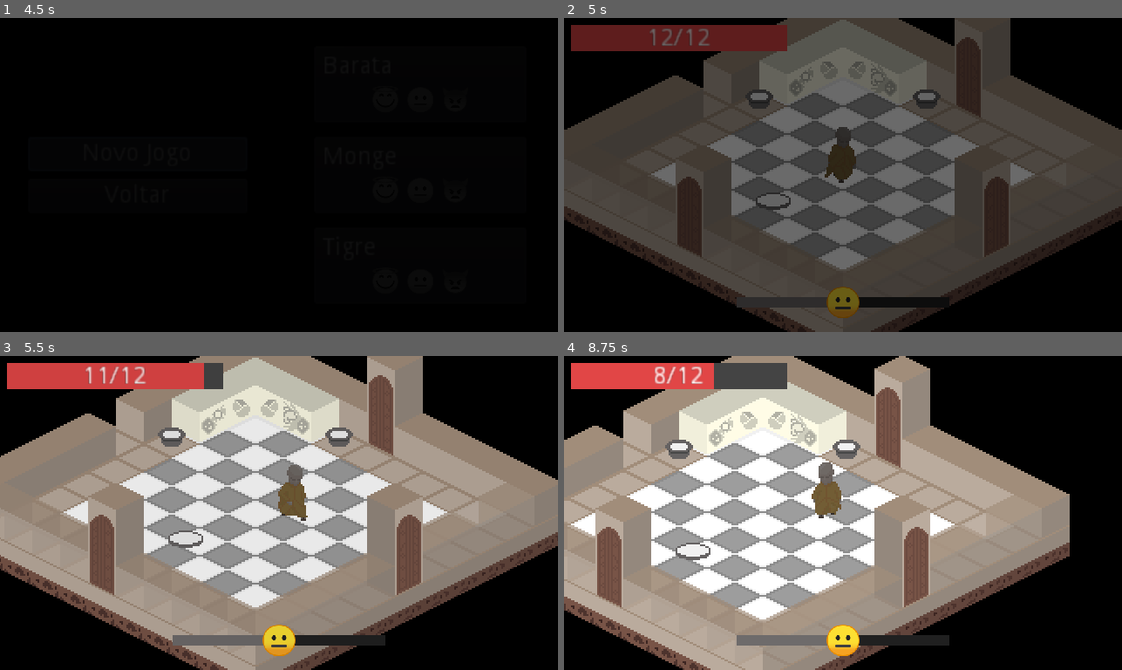
Above: before the commit, frames 1-4 (two rows, left to right).
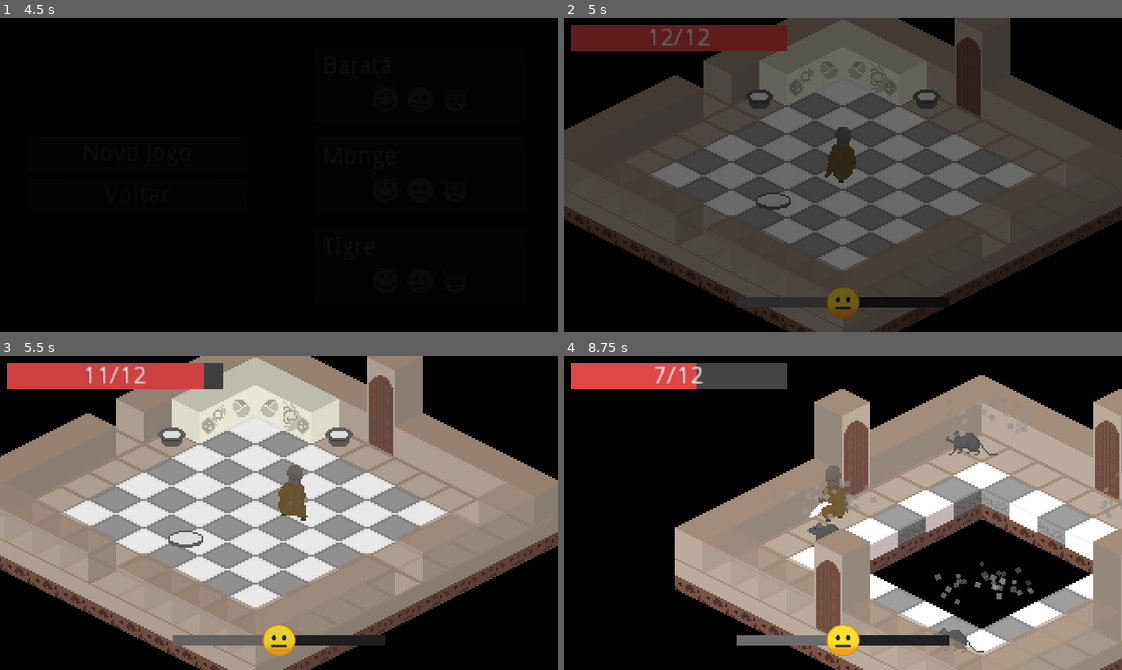
Above: after the commit, the same moments.

Repository: ColmeiaUDESC/gamejaaj6
Game: Godot game, scene res://Cenas/MenuPrincipal.tscn
The game is run twice, just before and just after one commit, with the same random seed, the same clock (stepped at 60 frames per second) and the same inputs.
Inputs (mouse positions are in pixels of both pictures, inside the frame that each line leads up to):
- Up to frame 1 (4.5 s): click "Jogar" at 0.5 s; click "Voltar" at 1.25 s; click "Jogar" at 2 s; click "Save 1" at 2.75 s; click "Novo Jogo" at 3.5 s; click "Novo Jogo" at 4.25 s
- Up to frame 2 (5 s): no input
- Up to frame 3 (5.5 s): tap Enter at 5 s; move the mouse to (401, 497) at 5.02 s; hold D (andar_pra_direita) from 5.03 s (still down); click (401, 497) at 5.1 s; tap Space (ui_select) at 5.27 s
- Up to frame 4 (8.75 s): move the mouse to (731, 528) at 5.77 s; release D (andar_pra_direita) at 5.78 s; hold S (andar_pra_baixo) 5.78-6.53 s; right-click (731, 528) at 5.85 s; tap Space (ui_select) at 6.02, 7.52, 8.27 s; move the mouse to (898, 443) at 6.52 s; hold D (andar_pra_direita) 6.53-7.28 s; hold Enter 6.53-7.28 s; move the mouse to (815, 575) at 7.27 s; hold W (andar_pra_cima) 7.28-8.03 s; click (815, 575) at 7.35 s; move the mouse to (1010, 560) at 8.02 s; hold A (andar_pra_esquerda) from 8.03 s (still down); hold Right mouse button (ataque_purificacao) from 8.03 s (still down)

Frame 1 is identical in both runs. In frame 2, 3.1% of the frame differs, in the area x 20-80%, y 41-77%; in frame 3, 4.7%; in frame 4, 76%, in the area x 0-100%, y 0-100%.

Commit message:
Desfazer mudancas no andar 1

Diff:
--- a/Cenas/Andares/Andar1.tscn
+++ b/Cenas/Andares/Andar1.tscn
@@ -9,7 +9,8 @@
 [ext_resource path="res://Cenas/Salas/Nivel1/SalaBoss-Nivel1.tscn" type="PackedScene" id=7]
 
 [node name="Andar1" instance=ExtResource( 1 )]
-media_salas = 1
+media_salas = 8
+variancia_de_salas = 3
 cena_sala_inicial = ExtResource( 2 )
 musica = ExtResource( 6 )
 cena_salas_do_boss = [ ExtResource( 7 ) ]
